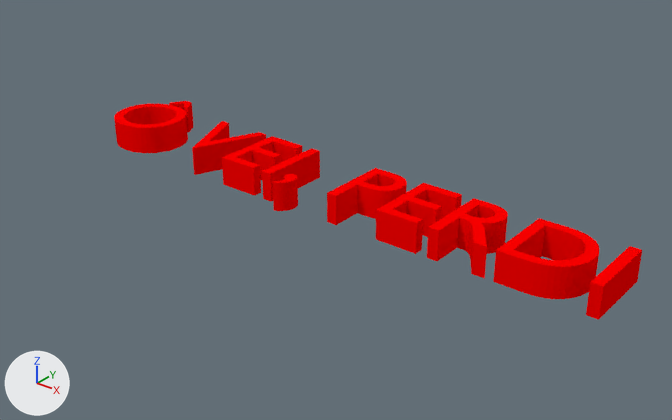
Renders of the Blender file base.blend from each side of a commit.
One viewpoint serves both versions: a 50 mm camera at (7.53, -5.52, 3.56) aimed at (2.74, 0.47, -0.15). Arrows for +X, +Y and +Z are at lower left; the lights stay in place.

Objects in the first picture: 'Text'.
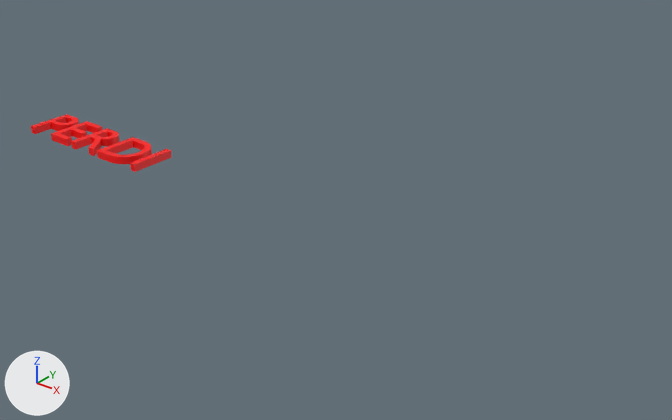
Location of each change, (x1, y1, x2, y2) in pixels of the pictures (672 x 420 px; the box of a moved part takes in the faces that stretch with it):
'Text', reshaped, rescaled (73% narrower, 73% shorter): before (114, 101, 642, 320); after (31, 114, 171, 172)
part 1 of me_cutext_002, added (red): after (130, 149, 171, 172)
part 2 of me_cutext_002, moved or reshaped: before (493, 218, 599, 299); after (97, 137, 152, 164)
part 3 of me_cutext_002, moved or reshaped: before (427, 198, 508, 279); after (71, 128, 119, 156)
part 4 of me_cutext_002, moved or reshaped: before (222, 136, 302, 196); after (51, 121, 103, 146)
part 5 of me_cutext_002, moved or reshaped: before (327, 168, 407, 225); after (31, 114, 79, 134)
part 6 of me_cutext_002, deleted (red): before (114, 101, 642, 320)

Patch to the scene script:
```diff
--- a/base.blend.py
+++ b/base.blend.py
@@ mat_material_002 @@
+mat_material_002 = principled_material('Material.002')
+mat_material_002.base_color = (1.0, 0.0, 0.0)  # red #ff0000
@@ me_cutext_002 @@
 # used by ob_text; location = (0.0, 0.0, 0.0)
-me_cutext_002.from_pydata(...)  # 814 vertices, 1193 faces; spans x 0.05..5.49, y -0.12..0.88, z 0.0..0.27
-me_cutext_002.materials.append(mat_material_001)  # red #ff0000
+me_cutext_002.from_pydata(...)  # 440 vertices, 652 faces; spans x -1.23..1.24, y -0.38..0.3, z -0.06..0.06
+# me_cutext_002 part 1: a new loose piece, a box spanning x 1.144..1.242, y -0.382..0.3, z -0.056..0.056, in mat_material_002 (red #ff0000)
+# me_cutext_002 part 2: the loose piece of 108 vertices spanning x 4.64..5.27, y 0.0..0.68, z 0.0..0.27 is scaled about its middle by (1, 1, 0.414), then moved by (-4.25, -0.38, -0.14), in mat_material_002 (red #ff0000)
+# me_cutext_002 part 3: the loose piece of 188 vertices spanning x 4.04..4.57, y 0.0..0.68, z 0.0..0.27 is scaled about its middle by (1, 1, 0.414), then moved by (-4.25, -0.38, -0.14), in mat_material_002 (red #ff0000)
+# me_cutext_002 part 4: the loose piece of 24 vertices spanning x 1.78..2.18, y 0.0..0.68, z 0.0..0.27 is scaled about its middle by (1, 1, 0.414), then moved by (-2.49, -0.38, -0.14), in mat_material_002 (red #ff0000)
+# me_cutext_002 part 5: the loose piece of 112 vertices spanning x 3.02..3.45, y 0.0..0.68, z 0.0..0.27 is scaled about its middle by (1, 1, 0.414), then moved by (-4.25, -0.38, -0.14), in mat_material_002 (red #ff0000)
+# me_cutext_002 part 6: 7 loose pieces with 382 vertices, spanning x 0.05..5.49, y -0.12..0.88, z 0.0..0.27, are deleted
+me_cutext_002.materials.append(mat_material_002)  # red #ff0000
@@ ob_text @@
 ob_text.location = (0.0, 0.0, 0.0)
+ob_text.scale = (0.68, 0.68, 0.68)
```
